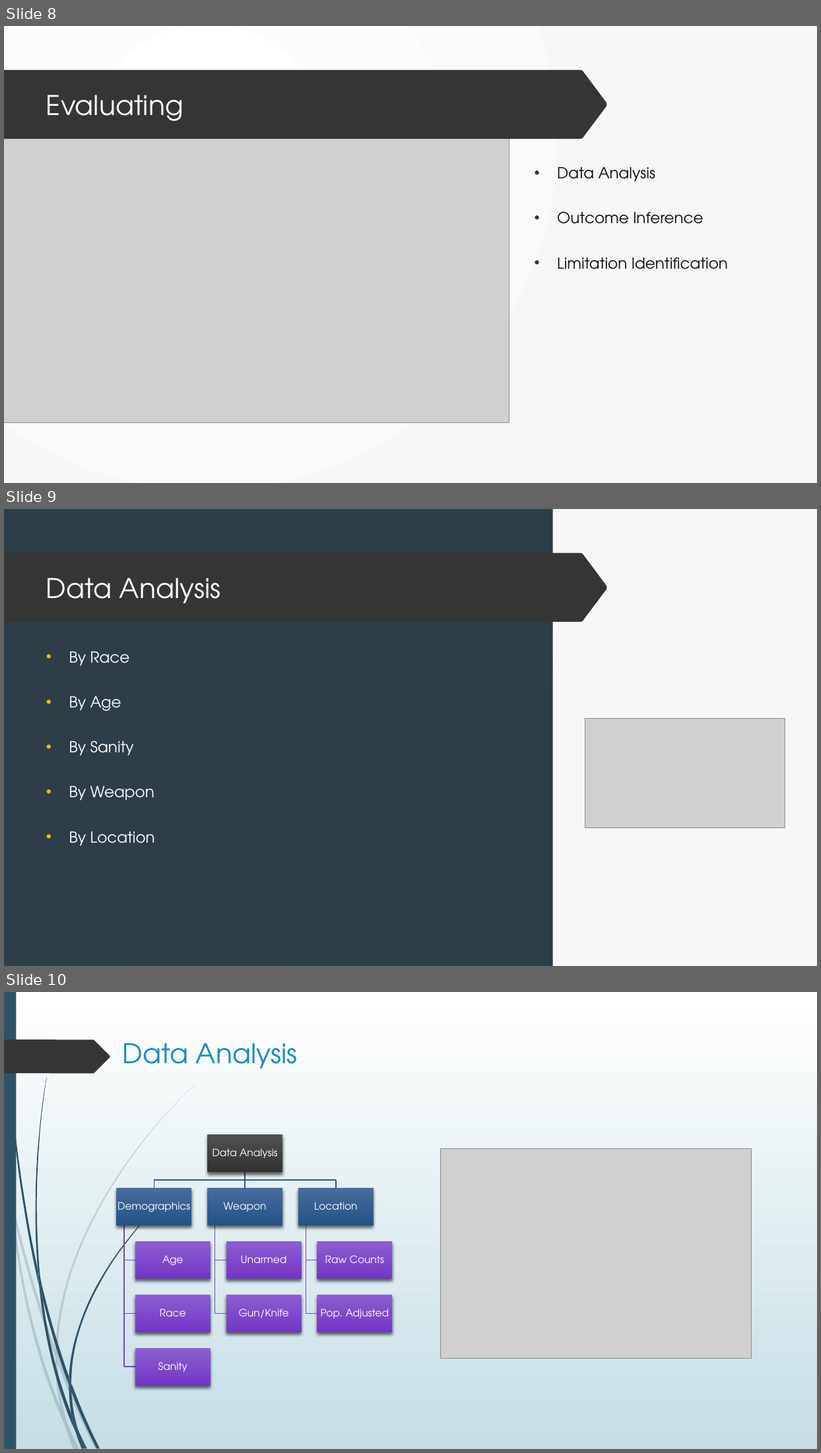
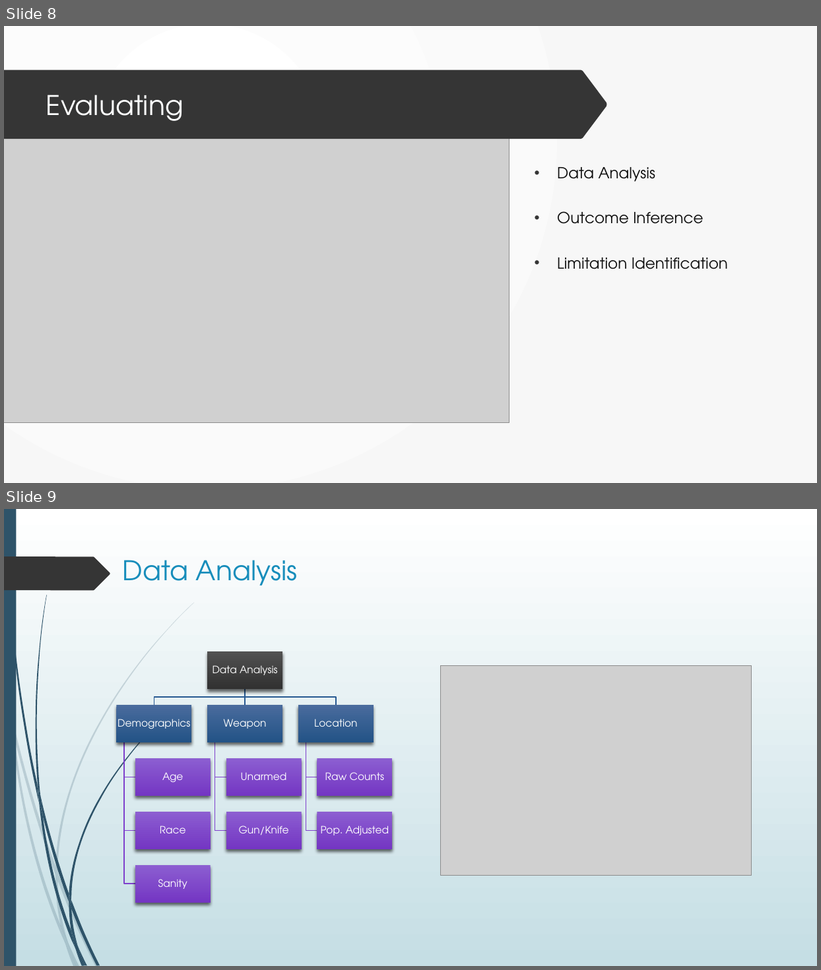
Before and after one commit to dr-natetorious/TIM-7101-Statistics, a slide deck: Section_3_Mgmt_Informed/Week8_Presentation/BachmeierNTIM7101-8.pptx. Shown one above the other, each under a label of ours: slides 8, 9 and 10 before the commit, slides 8 and 9 after it. The pictures are 821x1453 and 821x970 pixels, drawn with LibreOffice and Linux fonts; fonts in the diff are those of the drawing; grey boxes stand for pictures. Boxes give left, top, right and bottom in pixels: in the first picture for what was removed or moved away, otherwise in the second. Text is boxed around its words. In the diff, an @@ line names an element or a change of style, - is before the commit and + after.

```diff
--- a/Section_3_Mgmt_Informed/Week8_Presentation/BachmeierNTIM7101-8.pptx
+++ b/Section_3_Mgmt_Informed/Week8_Presentation/BachmeierNTIM7101-8.pptx
@@ slide 9 removed at [4,509,817,966], background gradient #FFFFFF to #F8F8F8; not listed: 24 template elements that a slide beside it also shows @@
@@ rectangle removed at [4,509,817,966] @@
@@ rectangle removed at [4,509,553,966] @@
@@ freeform shape removed at [4,553,607,622] @@
@@ title removed at [46,578,221,603] @@
-Data Analysis
@@ text removed at [69,652,155,846] @@
-• By Race
-• By Age
-• By Sanity
-• By Weapon
-• By Location
@@ picture removed at [585,718,785,828] @@
@@ what was slide 10 is now slide 9 @@
```
Also in this commit, not shown: 4 slides changed.
